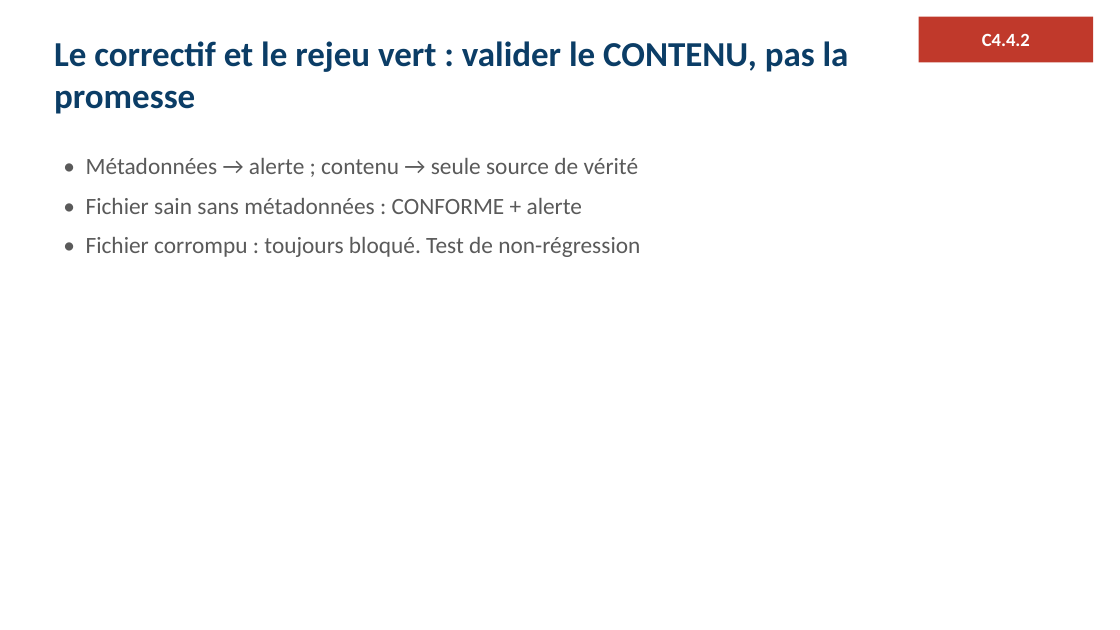
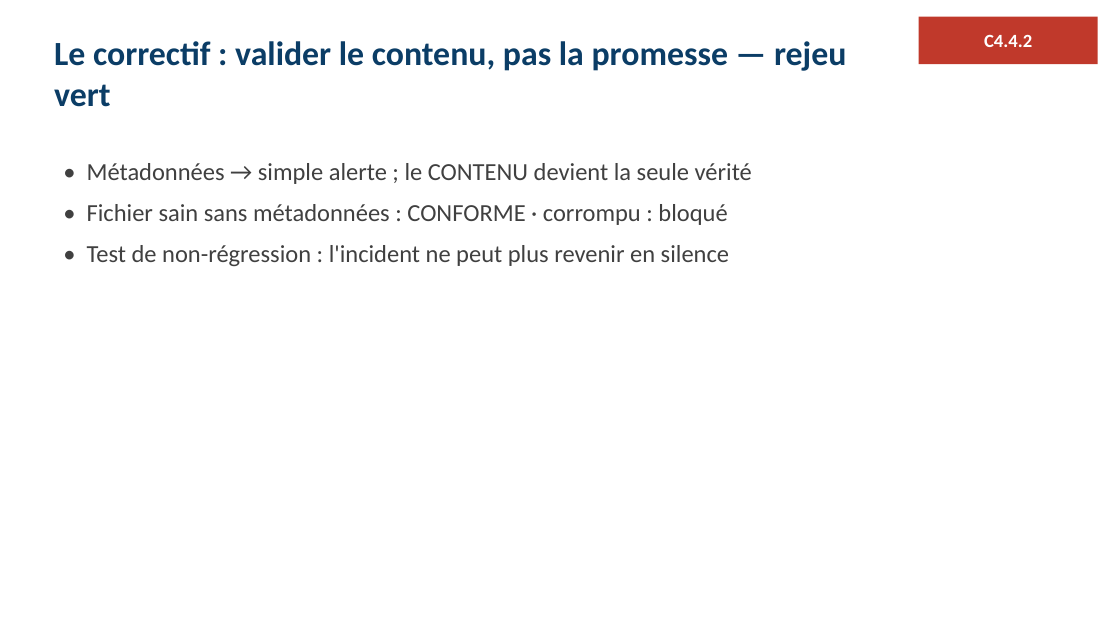
Before and after one commit to ratpiGene/ELT-Eckert, a slide deck: slide 16 of soutenance/support_eckert.pptx (slide 41 before the commit). Drawn at 1120x630 pixels with LibreOffice and Linux fonts; fonts in the diff are those of the drawing. Boxes give left, top, right and bottom in pixels: in the first picture for what was removed or moved away, otherwise in the second. Text is boxed around its words. In the diff, an @@ line names an element or a change of style, - is before the commit and + after.

```diff
--- a/soutenance/support_eckert.pptx
+++ b/soutenance/support_eckert.pptx
@@ rectangle "C4.4.2": place and size @@
-rectangle "C4.4.2" at (919,17,1094,63)
+rectangle "C4.4.2" at (919,17,1098,65)
@@ text at (54,41,846,107): text changed; size 30 to 29 pt @@
-Le correctif et le rejeu vert : valider le CONTENU, pas la promesse
+Le correctif : valider le contenu, pas la promesse — rejeu vert
@@ text at (87,163,752,266): text changed; size 20 to 21 pt; text colour #5A5A5A to #404040 @@
-• Métadonnées → alerte ; contenu → seule source de vérité
-• Fichier sain sans métadonnées : CONFORME + alerte
-• Fichier corrompu : toujours bloqué. Test de non-régression
+• Métadonnées → simple alerte ; le CONTENU devient la seule vérité
+• Fichier sain sans métadonnées : CONFORME · corrompu : bloqué
+• Test de non-régression : l'incident ne peut plus revenir en silence
```
Also in this commit, not shown: 19 other slides changed, 28 slides removed, 2 other files.
